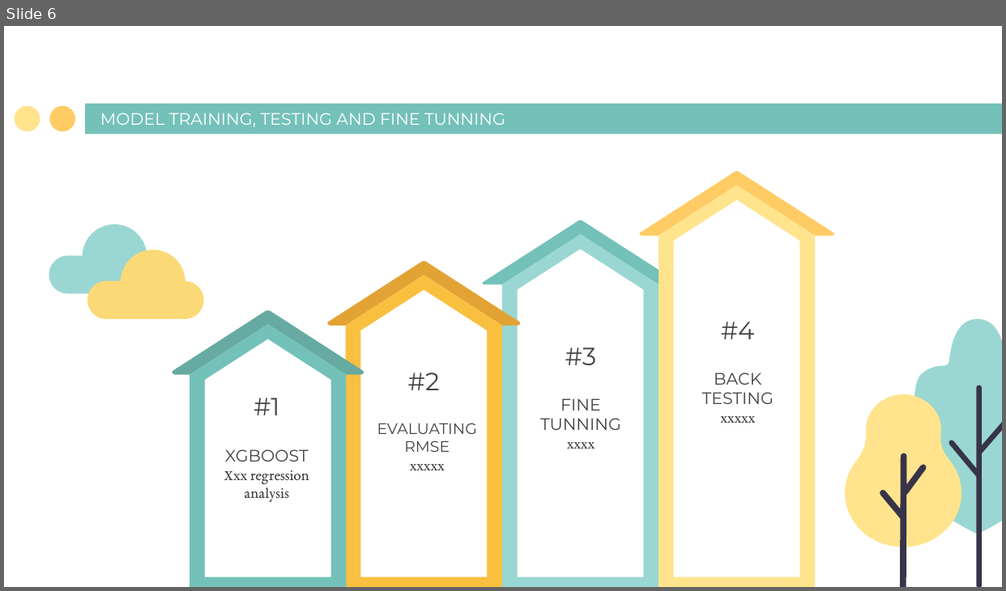
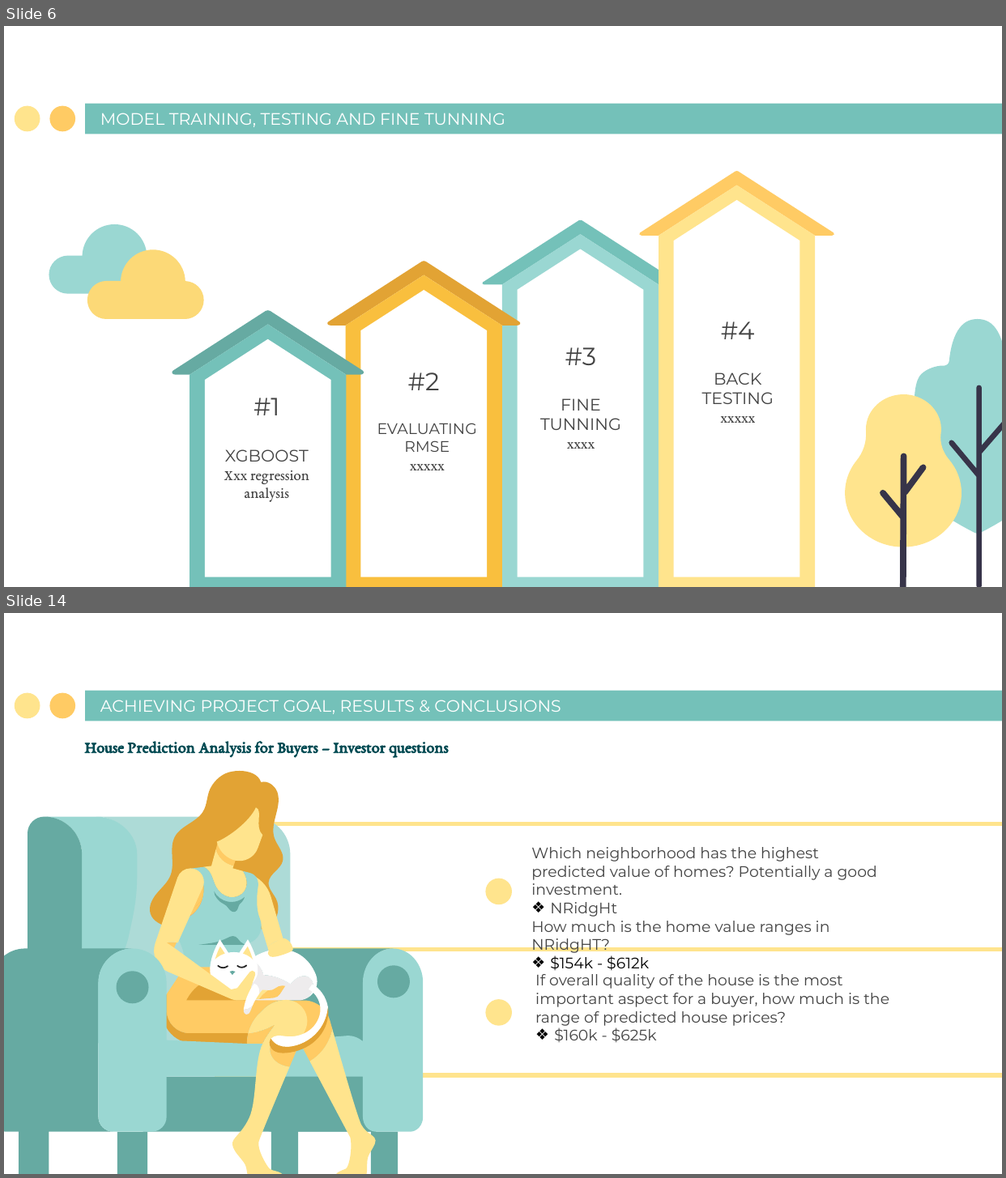
Before and after one commit to BrownTD/Final-Project, a slide deck: Group 2 Final Project House Price Prediction.pptx. Shown one above the other, each under a label of ours: slide 6 before the commit, slides 6 and 14 after it; the slides between them are not shown. The pictures are 1006x591 and 1006x1178 pixels, drawn with LibreOffice and Linux fonts; fonts in the diff are those of the drawing. Boxes give left, top, right and bottom in pixels: in the first picture for what was removed or moved away, otherwise in the second. Text is boxed around its words. In the diff, an @@ line names an element or a change of style, - is before the commit and + after.

```diff
--- a/Group 2 Final Project House Price Prediction.pptx
+++ b/Group 2 Final Project House Price Prediction.pptx
@@ slide 14 added at bbox=[4, 613, 1002, 1174], background #FFFFFF; not listed: 3 template elements that a slide beside it also shows @@
@@ title added at bbox=[100, 700, 560, 714], 12 pt, text #FFFFFF @@
+ACHIEVING PROJECT GOAL, RESULTS & CONCLUSIONS
@@ text added at bbox=[85, 741, 449, 757], 12 pt, text #004C54, bold @@
+House Prediction Analysis for Buyers – Investor questions
@@ line added from (206, 824) to (1002, 824), #FFE48D 3 pt @@
@@ text added at bbox=[531, 847, 877, 971], 11 pt, text #434343 @@
+Which neighborhood has the highest predicted value of homes? Potentially a good investment.
+❖ NRidgHt
+How much is the home value ranges in NRidgHT?
+❖ $154k - $612k
@@ ellipse added at bbox=[486, 879, 512, 905], fill #FFE48D @@
@@ line added from (206, 950) to (1002, 950), #FFE48D 3 pt @@
@@ group added at bbox=[4, 771, 423, 1174]: 71 freeform shapes @@
@@ text added at bbox=[535, 974, 889, 1043], 11 pt, text #434343 @@
+If overall quality of the house is the most important aspect for a buyer, how much is the range of predicted house prices?
+❖ $160k - $625k
@@ ellipse added at bbox=[486, 999, 512, 1025], fill #FFE48D @@
@@ line added from (215, 1076) to (1002, 1076), #FFE48D 3 pt @@
```
Also in this commit, not shown: 8 slides changed, 5 other slides added.
